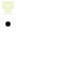
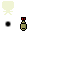
Layered file, before and after one edit (64x64). Changes by layer:
added layer "Layer #2" above "Layer #1" over box(20, 17, 27, 31)
